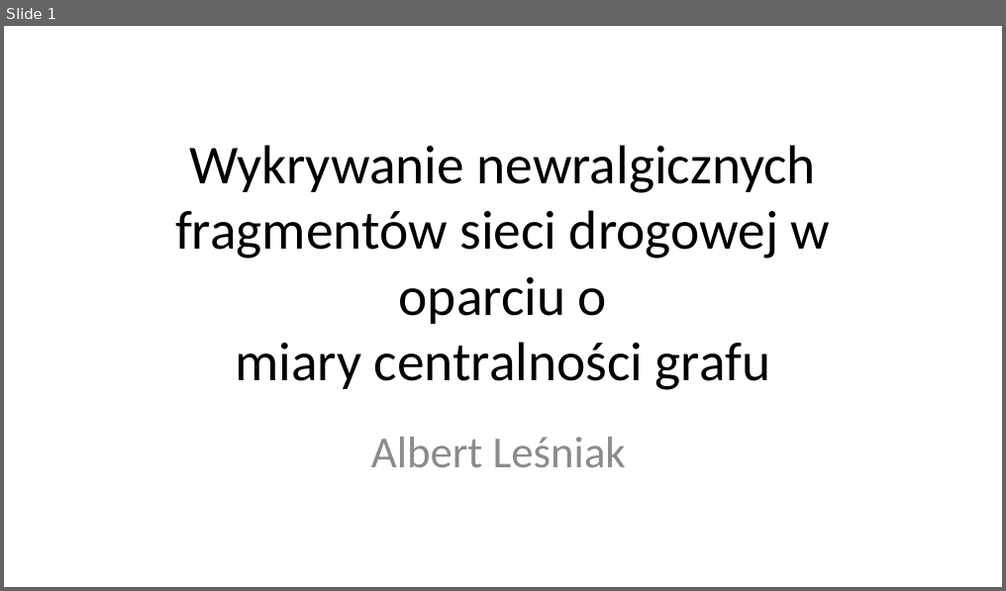
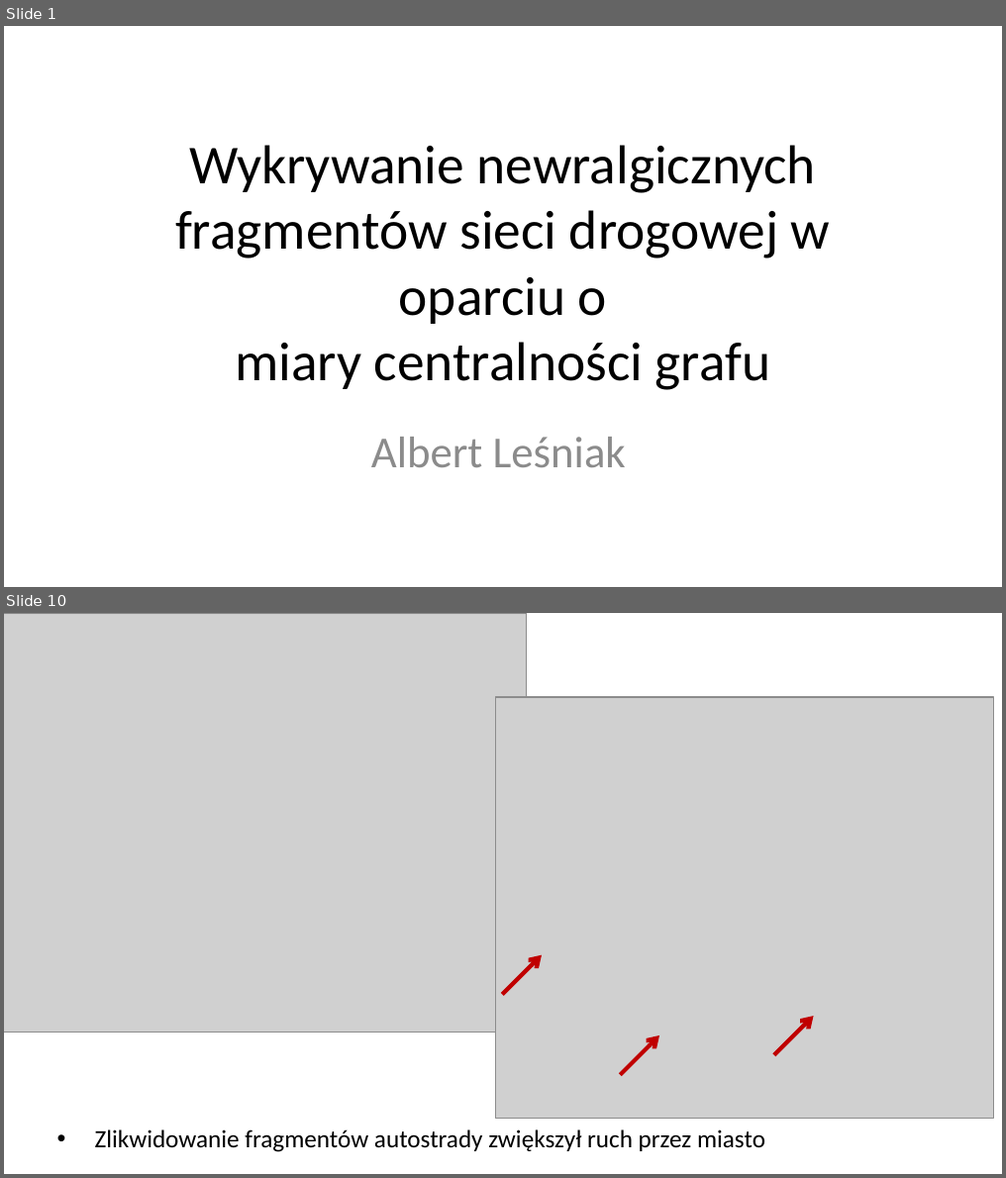
Before and after one commit to Albertll/PathViewer, a slide deck: Prezentacja.pptx. Shown one above the other, each under a label of ours: slide 1 before the commit, slides 1 and 10 after it; the slides between them are not shown. The pictures are 1006x591 and 1006x1178 pixels, drawn with LibreOffice and Linux fonts; fonts in the diff are those of the drawing; grey boxes stand for pictures. Boxes give left, top, right and bottom in pixels: in the first picture for what was removed or moved away, otherwise in the second. Text is boxed around its words. In the diff, an @@ line names an element or a change of style, - is before the commit and + after.

Commit message:
Added text to presentation

```diff
--- a/Prezentacja.pptx
+++ b/Prezentacja.pptx
@@ slide 10 added at (4, 613, 1002, 1174), background #FFFFFF @@
@@ picture added at (4, 613, 527, 1032) @@
@@ picture added at (495, 697, 993, 1118) @@
@@ arrow added from (502, 994) to (542, 956), #C00000 3 pt @@
@@ arrow added from (774, 1056) to (813, 1016), #C00000 3 pt @@
@@ arrow added from (620, 1075) to (659, 1036), #C00000 3 pt @@
@@ text added at (95, 1130, 765, 1153), 18 pt, text #000000 @@
+• Zlikwidowanie fragmentów autostrady zwiększył ruch przez miasto
```
Also in this commit, not shown: 3 slides changed, 10 other slides added, 12 slides removed.
